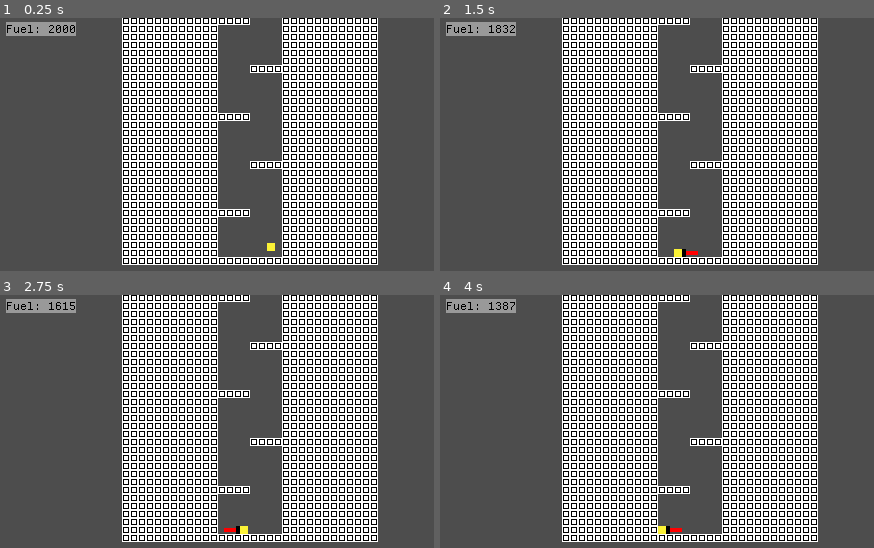
Above: before the commit, frames 1-4 (two rows, left to right).
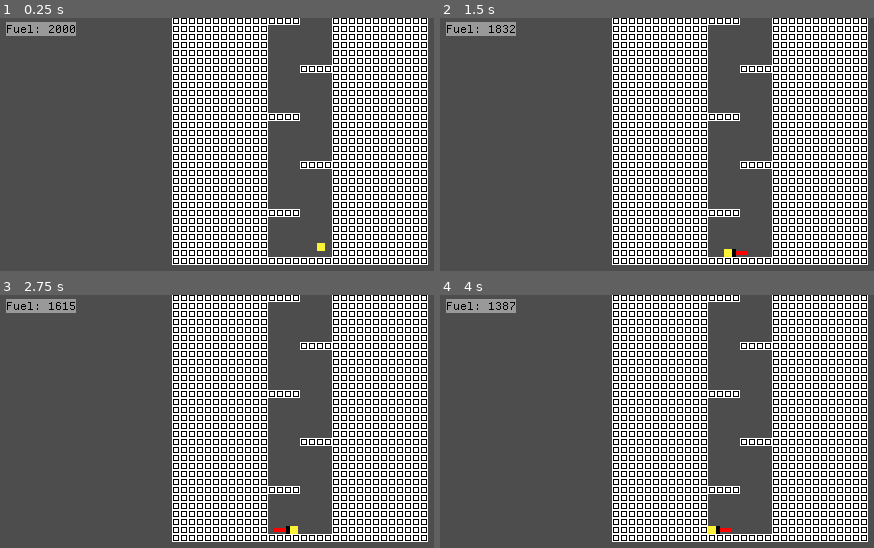
Above: after the commit, the same moments.

Repository: OSGH-web/balloon-movement-demo
Game: Godot game, scene res://levels/level-ben-1-1-tunnel.tscn
Two runs of this game, one before a commit and one after it. Both use one fixed random seed, a clock stepped at 60 frames per second and the inputs below. This scene is started directly instead of the project's main scene. Sound files missing from this copy of the repository are replaced by a short silence.
Inputs:
- Up to frame 1 (0.25 s): no input
- Up to frame 2 (1.5 s): hold Right (ui_right) from 0.53 s (still down); tap Up (ui_up) at 0.77 s
- Up to frame 3 (2.75 s): tap Up (ui_up) at 1.52 s; release Right (ui_right) at 2.03 s; hold Left (ui_left) from 2.03 s (still down)
- Up to frame 4 (4 s): release Left (ui_left) at 2.78 s; hold Right (ui_right) from 2.78 s (still down); tap Up (ui_up) at 3.02, 3.77 s

The runs differ from the first frame. In frame 1, 52% of the frame differs, in the area x 28-99%, y 0-98%; in frame 2, 51%; in frame 3, 51%; in frame 4, 52%.

Commit message:
Set liberal camera limits

Diff:
--- a/scenes/player/player.tscn
+++ b/scenes/player/player.tscn
@@ -82,6 +82,7 @@
 [node name="Player" type="CharacterBody2D"]
 collision_mask = 3
 script = ExtResource("1_onrkg")
+play_background_music = true
 
 [node name="AnimatedSprite2D" type="AnimatedSprite2D" parent="."]
 sprite_frames = SubResource("SpriteFrames_ivps1")
@@ -93,9 +94,10 @@
 shape = SubResource("RectangleShape2D_onrkg")
 
 [node name="Camera2D" type="Camera2D" parent="."]
-limit_left = 0
-limit_top = 0
-limit_right = 10000
+limit_left = -100000
+limit_top = -100000
+limit_right = 100000
+limit_bottom = 100000
 limit_smoothed = true
 drag_horizontal_enabled = true
 drag_vertical_enabled = true
